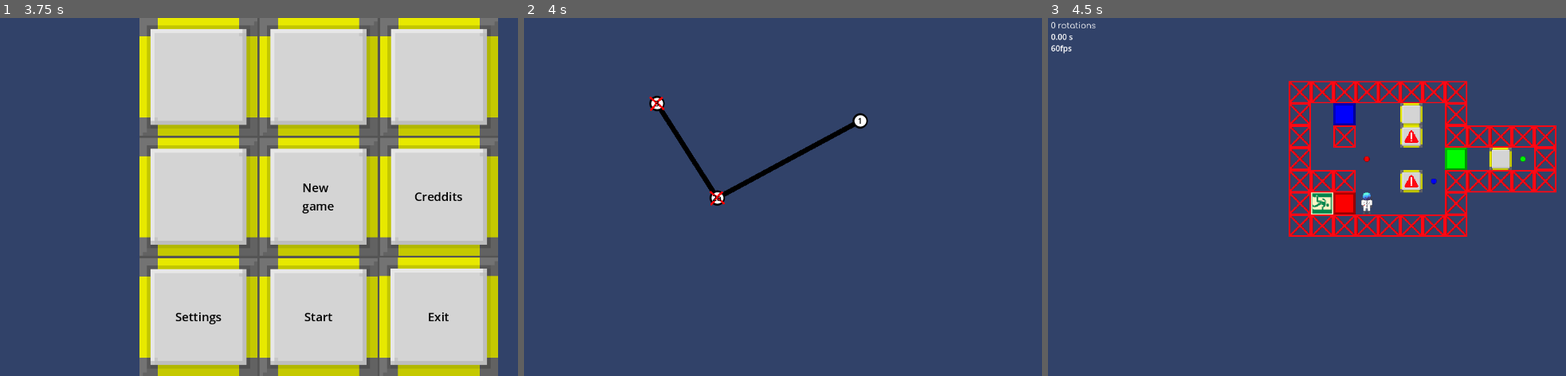
Above: before the commit, frames 1-3 (left to right).
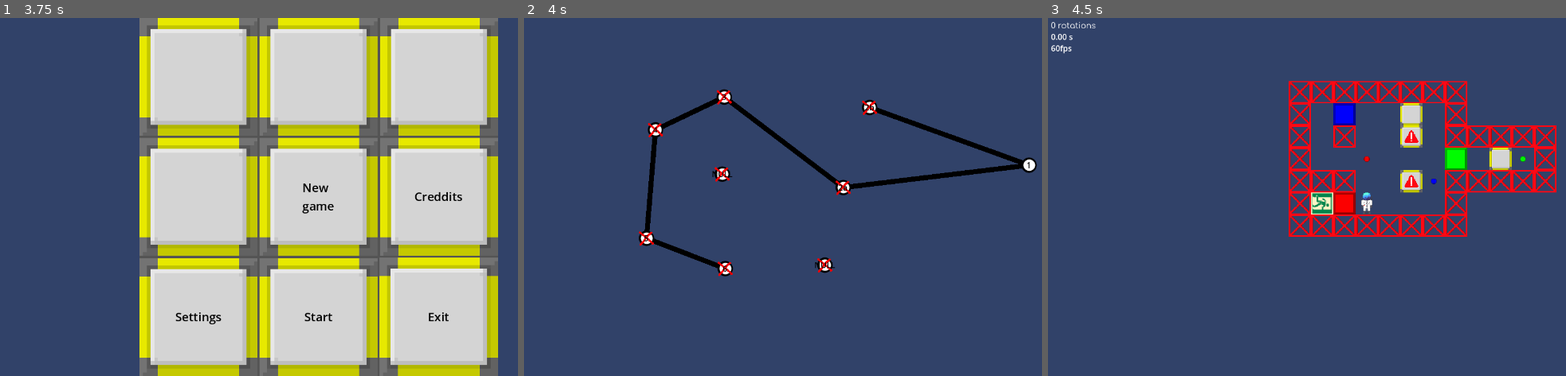
Above: after the commit, the same moments.

Repository: wojtekmal/escape-blocks
Game: Godot game, scene res://menu_stuff/menu_2.tscn
Same seed, same stepped clock (60 frames per second), same inputs: the game is played once before the commit and once after it.
Inputs (mouse positions are in pixels of both pictures, inside the frame that each line leads up to):
- Up to frame 1 (3.75 s): click (196, 75) at 0.52 s; tap Enter at 1.25 s; move the mouse to (461, 179) at 1.27 s; hold Right (gravity_right) 1.28-2.03 s; click (461, 179) at 1.42 s; tap W (jump) at 1.52, 2.27 s; tap R (restart) at 2, 2.75, 3.5 s; move the mouse to (191, 214) at 2.02 s; hold Left (gravity_left) 2.03-2.78 s; move the mouse to (383, 118) at 2.77 s; hold Right (gravity_right) 2.78-3.53 s; move the mouse to (284, 268) at 3.52 s; hold Up (gravity_up) from 3.53 s (still down); click (284, 268) at 3.67 s
- Up to frame 2 (4 s): keep holding Up (gravity_up); tap W (jump) at 3.77 s
- Up to frame 3 (4.5 s): release Up (gravity_up) at 4.25 s; click "1" at 4.25 s

Frame 1 is identical in both runs. In frame 2, 3.9% of the frame differs, in the area x 22-100%, y 19-73%; in frame 3, nothing differs.

Commit message:
added very important NULL level

Diff:
--- a/engine/map_stuff/level_map.tscn
+++ b/engine/map_stuff/level_map.tscn
@@ -6,14 +6,29 @@
 [node name="LevelMap" type="Node2D"]
 script = ExtResource("1_gliqh")
 
-[node name="LevelButton" parent="." instance=ExtResource("1_qu7sv")]
-position = Vector2(388, 362)
-label_text = "2a"
+[node name="1" parent="." instance=ExtResource("1_qu7sv")]
+position = Vector2(1014, 296)
 
-[node name="LevelButton2" parent="." instance=ExtResource("1_qu7sv")]
-position = Vector2(267, 172)
-label_text = "3"
+[node name="2a" parent="." instance=ExtResource("1_qu7sv")]
+position = Vector2(641, 341)
 
-[node name="LevelButton3" parent="." instance=ExtResource("1_qu7sv")]
-position = Vector2(675, 207)
-label_text = "1"
+[node name="2b" parent="." instance=ExtResource("1_qu7sv")]
+position = Vector2(694, 180)
+
+[node name="3" parent="." instance=ExtResource("1_qu7sv")]
+position = Vector2(402, 159)
+
+[node name="4" parent="." instance=ExtResource("1_qu7sv")]
+position = Vector2(264, 225)
+
+[node name="5" parent="." instance=ExtResource("1_qu7sv")]
+position = Vector2(246, 443)
+
+[node name="6" parent="." instance=ExtResource("1_qu7sv")]
+position = Vector2(404, 504)
+
+[node name="7" parent="." instance=ExtResource("1_qu7sv")]
+position = Vector2(604, 497)
+
+[node name="8" parent="." instance=ExtResource("1_qu7sv")]
+position = Vector2(398, 314)
--- a/engine/scripts/global.gd
+++ b/engine/scripts/global.gd
@@ -100,6 +100,11 @@
 		"unlocks": [],
 		"dependencies": ["5"],
 	},
+	"NULL": {
+		"resource": load("res://levels/NULL.tscn"),
+		"unlocks": [],
+		"dependencies": [],
+	},
 }
 
 var settings := {
--- a/engine/scripts/level_button.gd
+++ b/engine/scripts/level_button.gd
@@ -4,19 +4,16 @@
 
 signal button_pressed
 
-@export var label_text : String : set = set_label_text
-#@export var dependencies : Array[String] = []
-
 @onready var pressable_button := $TextureButton
 #var is_unlocked : bool = false
-
 
 # Called when the node enters the scene tree for the first time.
 func _ready():
 	var label = $TextureButton/Label
 	#print(label_text)
 
-	label.text = label_text
+	label.text = name
+	set_label_text(name)
 	pressable_button.pressed.connect(on_button_pressed)
 
 
@@ -27,9 +24,15 @@
 func set_label_text(new_value):
 	#print("check")
 	var label = $TextureButton/Label
-	label.text = new_value
+	if(global.levels.has(name)):
+		label.text = new_value
+	else:
+		label.text = "NULL"
+		name = "NULL"
 	#print(label.text)
-	label_text = new_value
 
 func on_button_pressed():
-	emit_signal("button_pressed", label_text)
+	emit_signal("button_pressed", name)
+
+func _on_renamed():
+	set_label_text(name)
--- a/engine/scripts/level_map.gd
+++ b/engine/scripts/level_map.gd
@@ -8,7 +8,7 @@
 	print(preload("res://levels/level_2.tscn").instantiate())
 	for button_reference in get_tree().get_nodes_in_group("level_buttons"):
 		button_reference.button_pressed.connect(on_level_button_pressed)
-		buttons[button_reference.label_text] = button_reference
+		buttons[button_reference.name] = button_reference
 		#print(button_reference.label_text)
 
 	#if global.levels == {}:
@@ -41,6 +41,8 @@
 
 func init_graph():
 	for button_text in buttons:
+		if not global.levels_data.has(button_text):
+			button_text = "NULL"
 		for dependency in global.levels_data[button_text]["dependencies"]:
 			if global.levels[dependency]["finished_parts"] == 1:
 				global.levels[button_text]["unlocked"] = true
@@ -49,6 +51,8 @@
 			buttons[button_text].pressable_button.disabled = false
 
 	for button_text in buttons:
+		if not global.levels_data.has(button_text):
+			button_text = "NULL"
 		for dependency in global.levels_data[button_text]["dependencies"]:
 
 			var line = Line2D.new()
Not shown: 1 places in engine/levels/LevelTemplate.tscn that only renumber resources
Not shown: 1 places in engine/menu_stuff/part_box.tscn that only renumber resources
